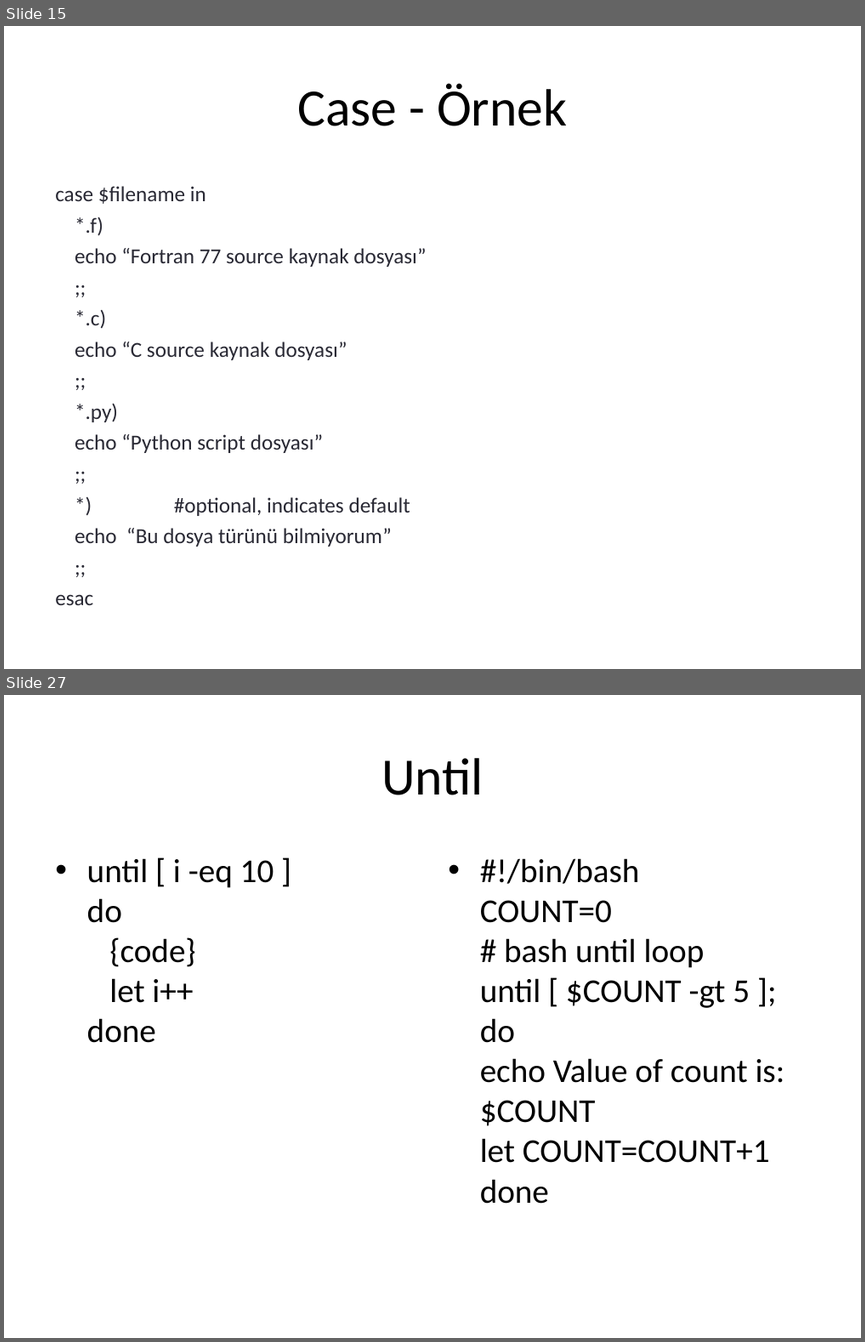
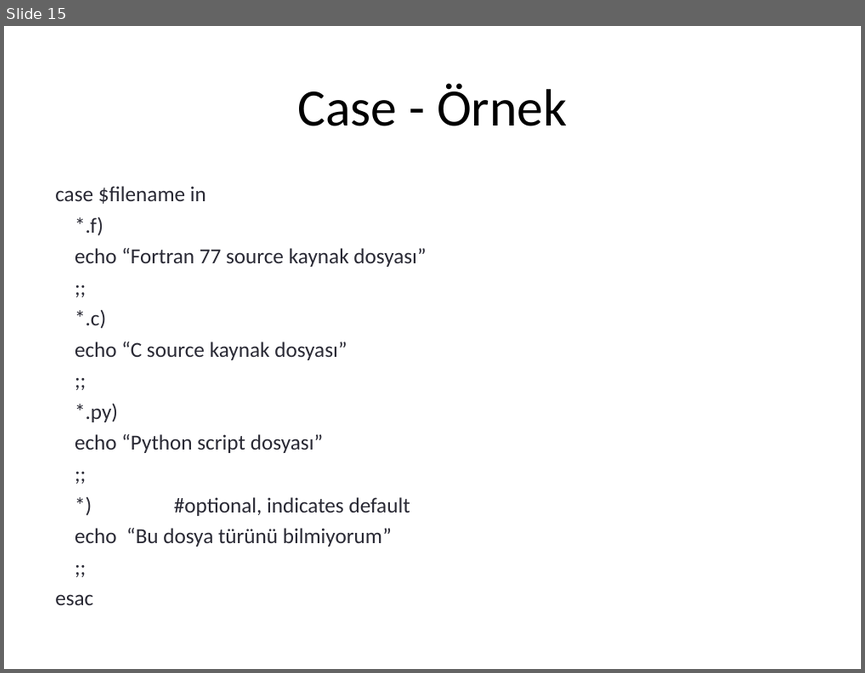
Before and after one commit to sdrttnclskn/ismek-cybersecurity1-lessons, a slide deck: cybersecurity_day 13&14/bash_script_programlama_2.ppt. Shown one above the other, each under a label of ours: slides 15 and 27 before the commit, slide 15 after it; the slides between them are not shown. The pictures are 865x1342 and 865x673 pixels, drawn with LibreOffice and Linux fonts; fonts in the diff are those of the drawing. Boxes give left, top, right and bottom in pixels: in the first picture for what was removed or moved away, otherwise in the second. Text is boxed around its words. In the diff, an @@ line names an element or a change of style, - is before the commit and + after.

```diff
--- a/cybersecurity_day 13&14/bash_script_programlama_2.ppt
+++ b/cybersecurity_day 13&14/bash_script_programlama_2.ppt
@@ slide 27 removed at box(4, 695, 861, 1338), background #FFFFFF @@
@@ text removed at box(381, 758, 483, 795) @@
-Until
@@ text removed at box(87, 858, 274, 1043) @@
-• until [ i -eq 10 ]
-  do
-  {code}
-  let i++
-  done
@@ text removed at box(480, 858, 785, 1203) @@
-• #!/bin/bash
-  COUNT=0
-  # bash until loop
-  until [ $COUNT -gt 5 ]; do
-  echo Value of count is: $COUNT
-  let COUNT=COUNT+1
-  done
```
Also in this commit, not shown: 3 slides changed, 22 other slides removed, 7 other files.
